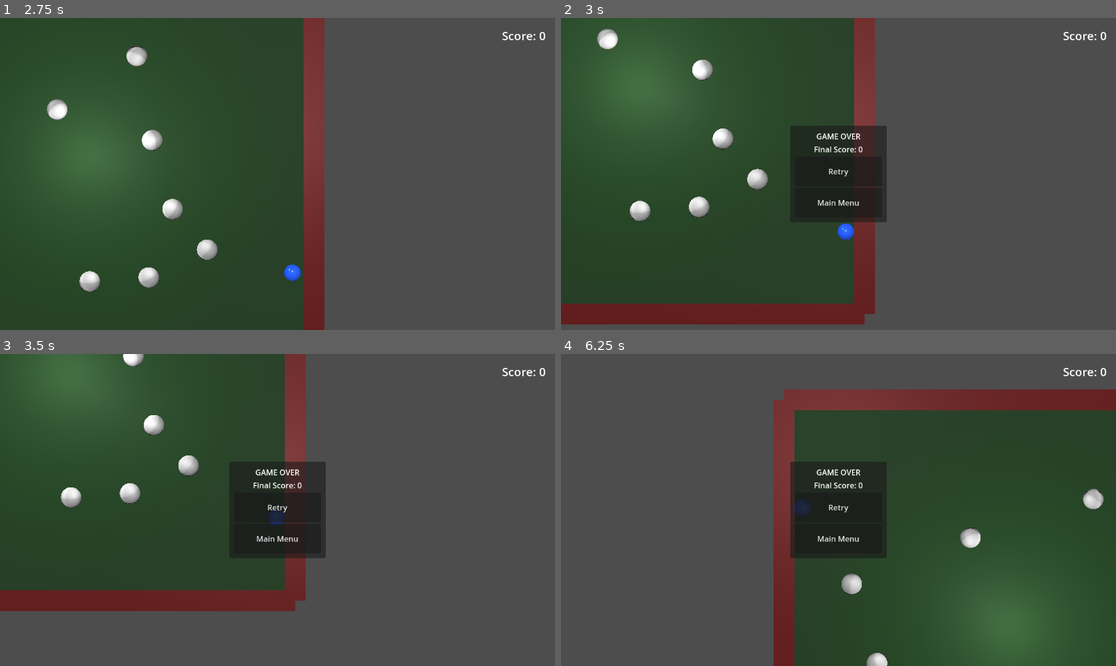
Above: before the commit, frames 1-4 (two rows, left to right).
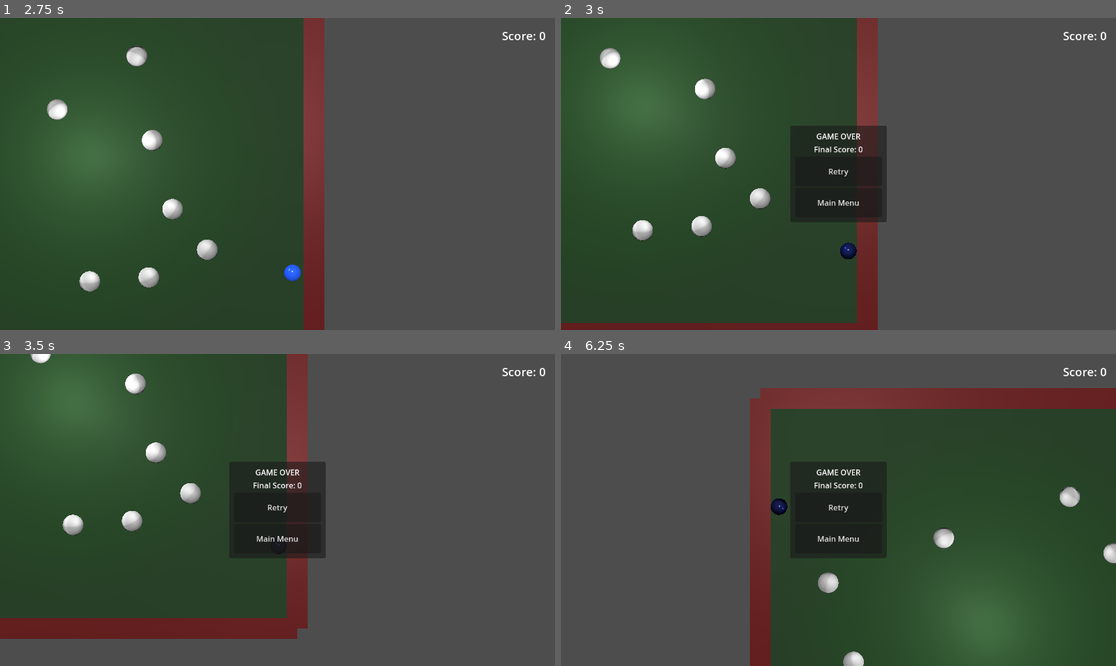
Above: after the commit, the same moments.

Repository: bluehexagons/snakeproject
Game: Godot game, scene res://scenes/main_menu.tscn
Same seed, same stepped clock (60 frames per second), same inputs: the game is played once before the commit and once after it.
Inputs:
- Up to frame 1 (2.75 s): click "New Game" at 0.5 s; hold D (move_right) 1.28-2.03 s; hold S (move_down) from 2.03 s (still down)
- Up to frame 2 (3 s): release S (move_down) at 2.78 s; hold D (move_right) from 2.78 s (still down)
- Up to frame 3 (3.5 s): keep holding D (move_right)
- Up to frame 4 (6.25 s): release D (move_right) at 3.5 s; click "Retry" at 3.5 s; hold W (move_up) 4.28-5.03 s; hold A (move_left) from 5.03 s (still down)

Frame 1 is identical in both runs. In frame 2, 7.7% of the frame differs, in the area x 0-58%, y 0-100%; in frame 3, 11%, in the area x 0-56%, y 0-92%; in frame 4, 9.1%.

Commit message:
(w/AI) Start 0.5x timescale on lose

Diff:
--- a/scripts/game_manager.gd
+++ b/scripts/game_manager.gd
@@ -241,22 +241,22 @@
 		ui.update_score(score)
 
 func game_over():
-	is_paused = true
+	Engine.time_scale = 0.5  # Slow the game to half speed instead of pausing
 	is_gameplay_paused = false  # Ensure gameplay pause is cleared
 	update_pause_state()
 	ui.show_game_over(score)
 
 func return_to_main_menu():
 	save_game_state()
+	Engine.time_scale = 1.0  # Restore normal time scale
 	get_tree().paused = false
-	# Remove pause state before changing scene
 	is_paused = false
 	get_tree().change_scene_to_file("res://scenes/main_menu.tscn")
 
 func save_and_quit():
 	save_game_state()
+	Engine.time_scale = 1.0  # Restore normal time scale
 	get_tree().paused = false
-	# Remove pause state before changing scene
 	is_paused = false
 	get_tree().quit()
 
--- a/scripts/player.gd
+++ b/scripts/player.gd
@@ -33,25 +33,25 @@
 const SEGMENT_SPAWN_VELOCITY = 0.9  # Increased from 0.8 for better matching
 const SEGMENT_LUNGE_FORCE = 0.3  # New constant for forward momentum
 const STUCK_TIMEOUT = 3.0  # Time in seconds before game over when stuck
-const STUCK_WARNING_START = 1.0  # When to start showing warning color
-const STUCK_EMISSION_ENERGY = 2.0  # Stronger emission when stuck
 
 const IDLE_WARNING_START = 1.0  # When to start showing gray
 const IDLE_DANGER_START = 2.0   # When to start showing red
-const IDLE_EMISSION_START = 2.5  # When to start glowing
+const IDLE_EMISSION_START = 2.9  # When to start glowing
 
 const BASE_COLOR = Color(0.2, 0.4, 1.0)      # Blue
 const IDLE_COLOR = Color(0.5, 0.5, 0.5)      # Gray
 const DANGER_COLOR = Color(0.8, 0.2, 0.2)    # Dark Red
 const FLASH_COLOR = Color(1.0, 0.2, 0.2)     # Bright Red
-const DEATH_COLOR = Color(0.7, 0.1, 0.1)     # Medium Red
+const DEATH_COLOR = Color(0.3, 0.1, 0.1)     # Medium Red
 
 const BASE_EMISSION = Color(0.2, 0.4, 1.0)    # Subtle blue glow
 const DANGER_EMISSION = Color(1.0, 0.2, 0.2)  # Red warning glow
+const DEAD_EMISSION = Color(0.2, 0, 0)  # Red warning glow
 
 const BASE_EMISSION_ENERGY = 0.6
 const WARNING_EMISSION_ENERGY = 1.0
 const DANGER_EMISSION_ENERGY = 2.0
+const DEAD_EMISSION_ENERGY = 0.1
 
 var facing_direction: Vector3 = Vector3.FORWARD
 var segments: Array[CharacterBody3D] = []
@@ -99,8 +99,8 @@
 
 	if is_dead:
 		target_color = DEATH_COLOR
-		emission = DANGER_EMISSION
-		emission_energy = DANGER_EMISSION_ENERGY
+		emission = DEAD_EMISSION
+		emission_energy = DEAD_EMISSION_ENERGY
 	elif has_started_moving and stuck_detector.is_stuck:
 		var stuck_time = stuck_detector.get_stuck_duration()
 		if stuck_time >= STUCK_TIMEOUT:
@@ -158,10 +158,8 @@
 		if is_stuck:
 			var stuck_time = stuck_detector.get_stuck_duration()
 			if stuck_time >= STUCK_TIMEOUT:
-				var game_manager = get_tree().get_first_node_in_group("game_manager")
-				if game_manager:
-					game_manager.game_over()
-					return
+				die()
+				return
 
 	# Limit maximum speed
 	velocity = velocity.limit_length(MAX_SPEED)
--- a/scripts/ui.gd
+++ b/scripts/ui.gd
@@ -27,16 +27,20 @@
 	$GameOverMenu/VBoxContainer/ScoreLabel.text = "Final Score: %d" % final_score
 
 func on_resume_pressed():
+	Engine.time_scale = 1.0;
 	get_parent().toggle_pause()
 
 func on_quit_pressed():
+	Engine.time_scale = 1.0;
 	get_tree().paused = false
 	get_parent().save_and_quit()
 
 func on_retry_pressed():
+	Engine.time_scale = 1.0;
 	get_tree().paused = false
 	get_tree().reload_current_scene()
 
 func on_main_menu_pressed():
+	Engine.time_scale = 1.0;
 	get_tree().paused = false
 	get_parent().return_to_main_menu()
